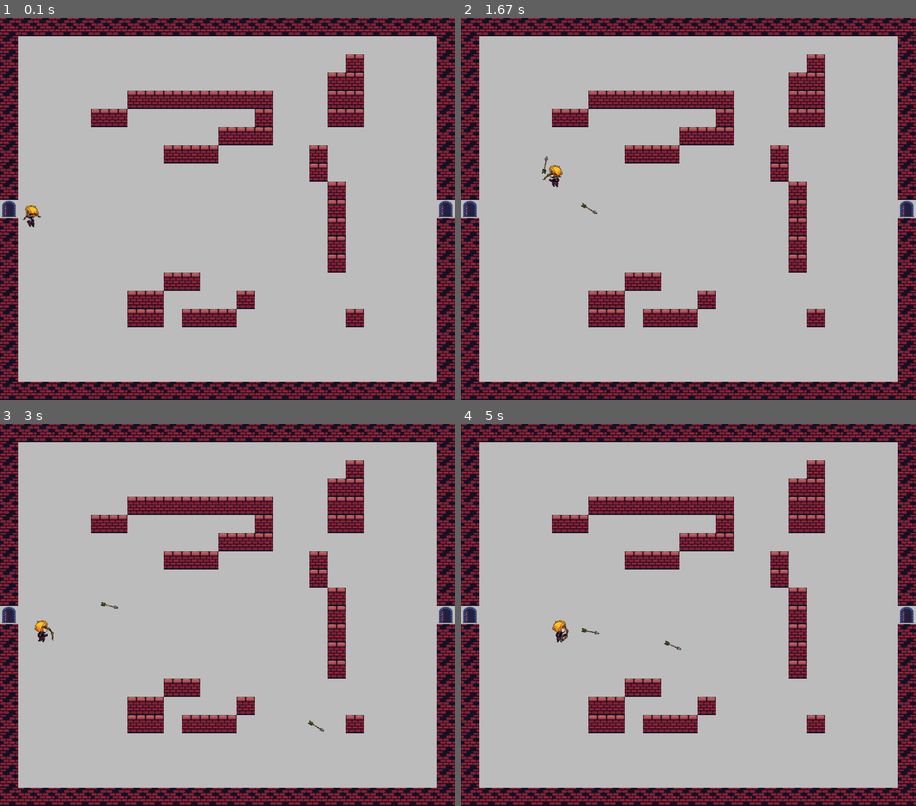
Above: before the commit, frames 1-4 (two rows, left to right).
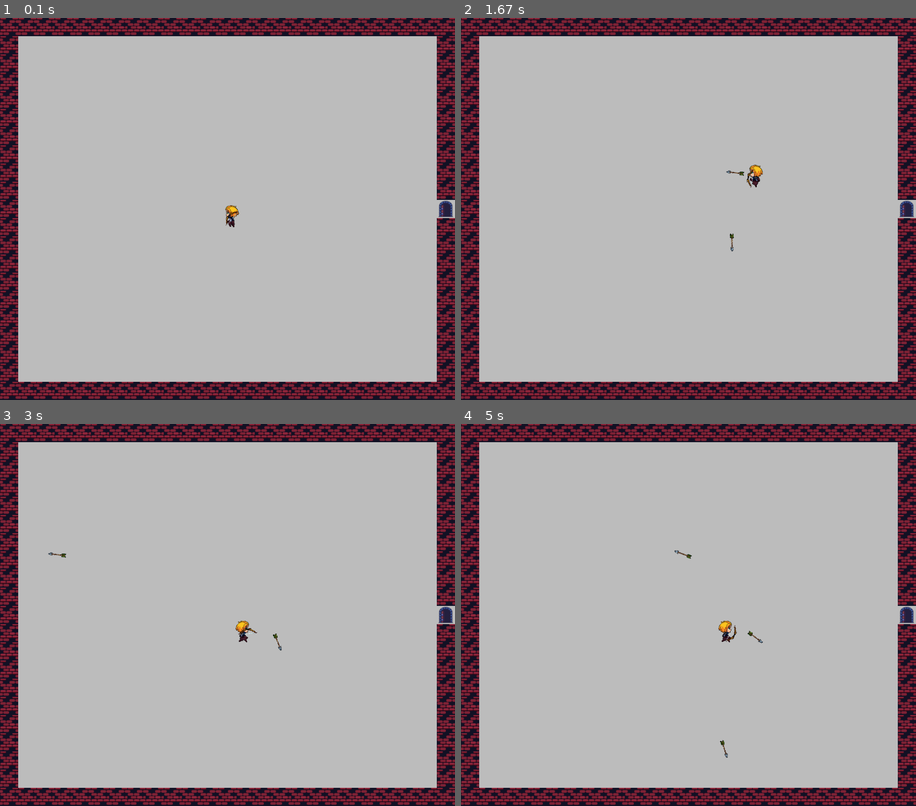
Above: after the commit, the same moments.

Repository: SutsuraGod/Prison-of-time-PyGame-Project-
Game: pygame game, started from main.py
Two runs of this game, one before a commit and one after it. Both use one fixed random seed, a clock stepped at 60 frames per second and the inputs below.
Inputs (mouse positions are in pixels of both pictures, inside the frame that each line leads up to):
- Up to frame 1 (0.1 s): no input
- Up to frame 2 (1.67 s): hold D 0.33-0.8 s; move the mouse to (670, 224) at 0.37 s; hold W 0.83-1.13 s; move the mouse to (834, 197) at 0.87 s; click (734, 293) at 1.22 s; hold D from 1.5 s (still down); click (547, 151) at 1.58 s
- Up to frame 3 (3 s): release D at 1.97 s; hold A 2-2.53 s; click (295, 481) at 2.08 s; hold S 2.57-2.87 s; click (282, 649) at 2.65 s; hold A from 2.9 s (still down); click (236, 485) at 2.98 s
- Up to frame 4 (5 s): release A at 3.3 s; hold W 3.33-3.7 s; click (524, 603) at 3.42 s; hold D 3.73-4.37 s; click (693, 657) at 3.82 s; hold S 4.4-4.77 s; click (674, 550) at 4.48 s; hold A from 4.8 s (still down); click (806, 676) at 4.88 s

The runs differ from the first frame. In frame 1, 8.4% of the frame differs, in the area x 0-80%, y 9-81%; in frame 2, 8.5%; in frame 3, 8.5%; in frame 4, 8.6%, in the area x 0-80%, y 9-88%.

Commit message:
Добавил возможность перемещаться между комнатами

Diff:
--- a/board.py
+++ b/board.py
@@ -9,8 +9,8 @@
 from objects.bow import Bow
 from objects.arrow import Arrow
 from objects.void import Void
-from groups import items, collis, player_sprites, levels
-from random import randint
+from groups import items, collis, player_sprites, levels, doors, chests_sprites
+from random import sample
 
 
 
@@ -37,17 +37,17 @@
 
                 if map[lay][pos] == "%":
                     self.objects.append(Barrier(sdv, (items, collis, all_sprites)))
-                if map[lay][pos] == "#":
+                elif map[lay][pos] == "#":
                     self.objects.append(Wall(sdv, (items, collis, all_sprites)))
                 # if map[lay][pos] == ".": СКОРЕЕ ВСЕГО МЫ ВООБЩЕ УБЕРЕМ ЭТО!!!
                 #     Void(sdv, (items, all_sprites))
-                if map[lay][pos] == '@':
+                elif map[lay][pos] == '@':
                     if configs.player is None:
                         configs.player = Player(sdv[0], sdv[1], (player_sprites, all_sprites))
-                    else:
-                        configs.player.update_position(sdv[0], sdv[1])
-                if map[lay][pos] == '|':
-                    self.objects.append(Door(sdv, (items, collis, all_sprites)))
+                elif map[lay][pos] == '|':
+                    self.objects.append(Door(sdv, (items, collis, doors, all_sprites)))
+                elif map[lay][pos] == '&':
+                    self.objects.append(Chest(sdv, (items, collis, chests_sprites, all_sprites)))
 
 
         # items.draw(screen)
@@ -62,8 +62,8 @@
 
 def generate_level(screen, all_sprites):
     levels.append(Level(f"data/levels/save_levels/start_room.txt", screen, all_sprites))
-    for _ in range(4):
-        levels.append(Level(f'data/levels/room_{randint(1, 10)}.txt', screen, all_sprites))
+    for i in sample(range(1, 11), 4):
+        levels.append(Level(f'data/levels/room_{i}.txt', screen, all_sprites))
     levels.append(Level(f"data/levels/save_levels/chest_room.txt", screen, all_sprites))
 
 
--- a/configs.py
+++ b/configs.py
@@ -1,4 +1,5 @@
 SCREEN_WIDTH = 1000
 SCREEN_HEIGHT = 840
 FPS = 60
+CELL_SIZE = 40
 player = None
--- a/data/levels/room_1.txt
+++ b/data/levels/room_1.txt
@@ -8,7 +8,7 @@
 #.......................#
 #.......................#
 #.........%.........%...#
-|@........%%.......%%.!.|
+|.@.......%%.......%%.!.|
 #...................%...#
 #.......................#
 #.......................#
--- a/data/levels/room_10.txt
+++ b/data/levels/room_10.txt
@@ -8,7 +8,7 @@
 #.......%%.......%%%....#
 #...............%%%.....#
 #..............%%%......#
-|@.............%%%..!...|
+|.@............%%%..!...|
 #..............%%%......#
 #.......................#
 #.......................#
--- a/data/levels/room_2.txt
+++ b/data/levels/room_2.txt
@@ -8,7 +8,7 @@
 #..................%%...#
 #.................%.....#
 #.......................#
-|@.......%%.............|
+|.@......%%.............|
 #........%%%%...........#
 #.........%%%...........#
 #........%..............#
--- a/data/levels/room_3.txt
+++ b/data/levels/room_3.txt
@@ -8,7 +8,7 @@
 #.......................#
 #.......................#
 #.......................#
-|@..........!...........|
+|.@.........!...........|
 #.......................#
 #.......................#
 #.......................#
--- a/data/levels/room_4.txt
+++ b/data/levels/room_4.txt
@@ -8,7 +8,7 @@
 #....%.............%....#
 #.......................#
 #.......................#
-|@......................|
+|.@.....................|
 #.......................#
 #.......................#
 #................%%.....#
--- a/data/levels/room_5.txt
+++ b/data/levels/room_5.txt
@@ -8,7 +8,7 @@
 #...%%..................#
 #..%%...................#
 #..%....................#
-|@......................|
+|.@.....................|
 #...................%...#
 #..................%%...#
 #.................%%%...#
--- a/data/levels/room_6.txt
+++ b/data/levels/room_6.txt
@@ -8,7 +8,7 @@
 #....%%.........%%......#
 #....%%.........%%......#
 #....%%.........%%......#
-|@...%%....!....%%.!....|
+|.@..%%....!....%%.!....|
 #....%%.........%%......#
 #....%%.........%%......#
 #....%..........%.......#
--- a/data/levels/room_7.txt
+++ b/data/levels/room_7.txt
@@ -8,7 +8,7 @@
 #......%%........%%.....#
 #.....%............%%...#
 #.....%.....!.......%...#
-|@....%%...........%%...|
+|.@...%%...........%%...|
 #......%.%......%%%.....#
 #......%%%.....%%.......#
 #...............%.......#
--- a/data/levels/room_8.txt
+++ b/data/levels/room_8.txt
@@ -8,7 +8,7 @@
 #........%%%.....%......#
 #................%......#
 #.................%.....#
-|@................%.....|
+|.@...............%.....|
 #.................%..!..#
 #.................%.....#
 #.................%.....#
--- a/data/levels/room_9.txt
+++ b/data/levels/room_9.txt
@@ -8,7 +8,7 @@
 #..................%%...#
 #.......................#
 #.......................#
-|@..........%...........|
+|.@.........%...........|
 #.........%%............#
 #........%..............#
 #.......%...............#
--- a/groups.py
+++ b/groups.py
@@ -7,5 +7,6 @@
 items = pygame.sprite.Group()
 collis = pygame.sprite.Group()
 doors = pygame.sprite.Group()
+chests_sprites = pygame.sprite.Group()
 levels = []
 current_level = []
--- a/main.py
+++ b/main.py
@@ -9,7 +9,7 @@
 from objects.bow import Bow
 from objects.arrow import Arrow
 import groups
-from groups import all_sprites, player_sprites, bow_sprites, arrow_sprites, levels
+from groups import all_sprites, player_sprites, bow_sprites, arrow_sprites, levels, doors
 
 
 from board import Level, generate_level
@@ -27,8 +27,8 @@
     running = True
 
     generate_level(screen, all_sprites)
-    groups.current_level = levels[4]
-    print(groups.current_level)
+    groups.current_level = levels[0]
+
     bow = Bow(configs.player.rect.center, (bow_sprites, all_sprites))
 
     while running:
@@ -43,8 +43,8 @@
         configs.player.moving_event(pygame.key.get_pressed())
 
         screen.fill('gray')
+
         groups.current_level.draw()
-
         player_sprites.draw(screen)
         bow_sprites.draw(screen)
         arrow_sprites.draw(screen)
@@ -52,6 +52,7 @@
         configs.player.update(pygame.mouse.get_pos())
         bow.update(configs.player.rect.center, pygame.mouse.get_pos())
         arrow_sprites.update()
+
         clock.tick(configs.FPS)
         pygame.display.flip()
 
--- a/objects/chest.py
+++ b/objects/chest.py
@@ -3,5 +3,11 @@
 
 
 class Chest(pygame.sprite.Sprite):
-    def __init__(self, *groups):
+    def __init__(self, sdv, *groups):
         super().__init__(*groups)
+
+        self.image = assets.load_sprite('chest_closed.jpg', -1)
+        self.mask = pygame.mask.from_surface(self.image)
+
+        self.rect = self.image.get_rect()
+        self.rect.topleft = sdv
--- a/objects/player.py
+++ b/objects/player.py
@@ -71,12 +71,23 @@
             self.rect.x -= self.v
         elif keys[pygame.K_d]:
             self.rect.x += self.v
+
         if groups.current_level:
             for sprite in groups.current_level.objects:
                 if pygame.sprite.collide_mask(self, sprite):
                     self.rect.x = was_x
                     self.rect.y = was_y
 
+        for door in groups.doors:
+            if pygame.sprite.collide_rect(self, door):
+                    if len(groups.levels) > groups.levels.index(groups.current_level) + 1 and configs.SCREEN_WIDTH // 2 < self.rect.x:
+                        groups.current_level = groups.levels[groups.levels.index(groups.current_level) + 1]
+                        self.update_position((configs.SCREEN_WIDTH // configs.CELL_SIZE) * 2, (configs.SCREEN_HEIGHT // configs.CELL_SIZE) * 19)
+                    elif len(groups.levels) > groups.levels.index(groups.current_level) - 1 and configs.SCREEN_WIDTH // 2 > self.rect.x:
+                        groups.current_level = groups.levels[groups.levels.index(groups.current_level) - 1]
+                        self.update_position((configs.SCREEN_WIDTH // configs.CELL_SIZE) * 34, (configs.SCREEN_HEIGHT // configs.CELL_SIZE) * 19)
+                    break
+
     def update_position(self, new_x, new_y):
         self.rect.x = new_x
         self.rect.y = new_y
